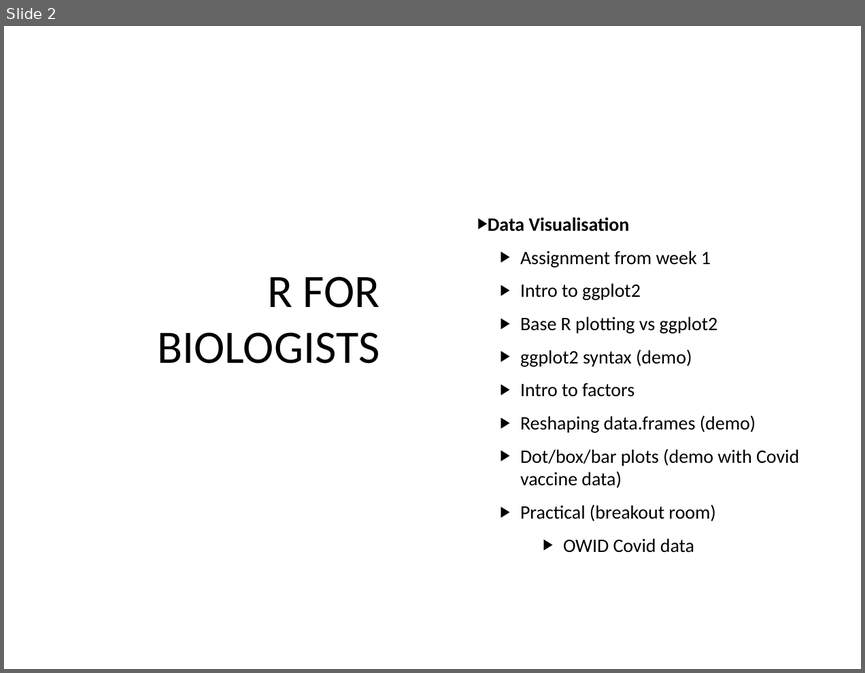
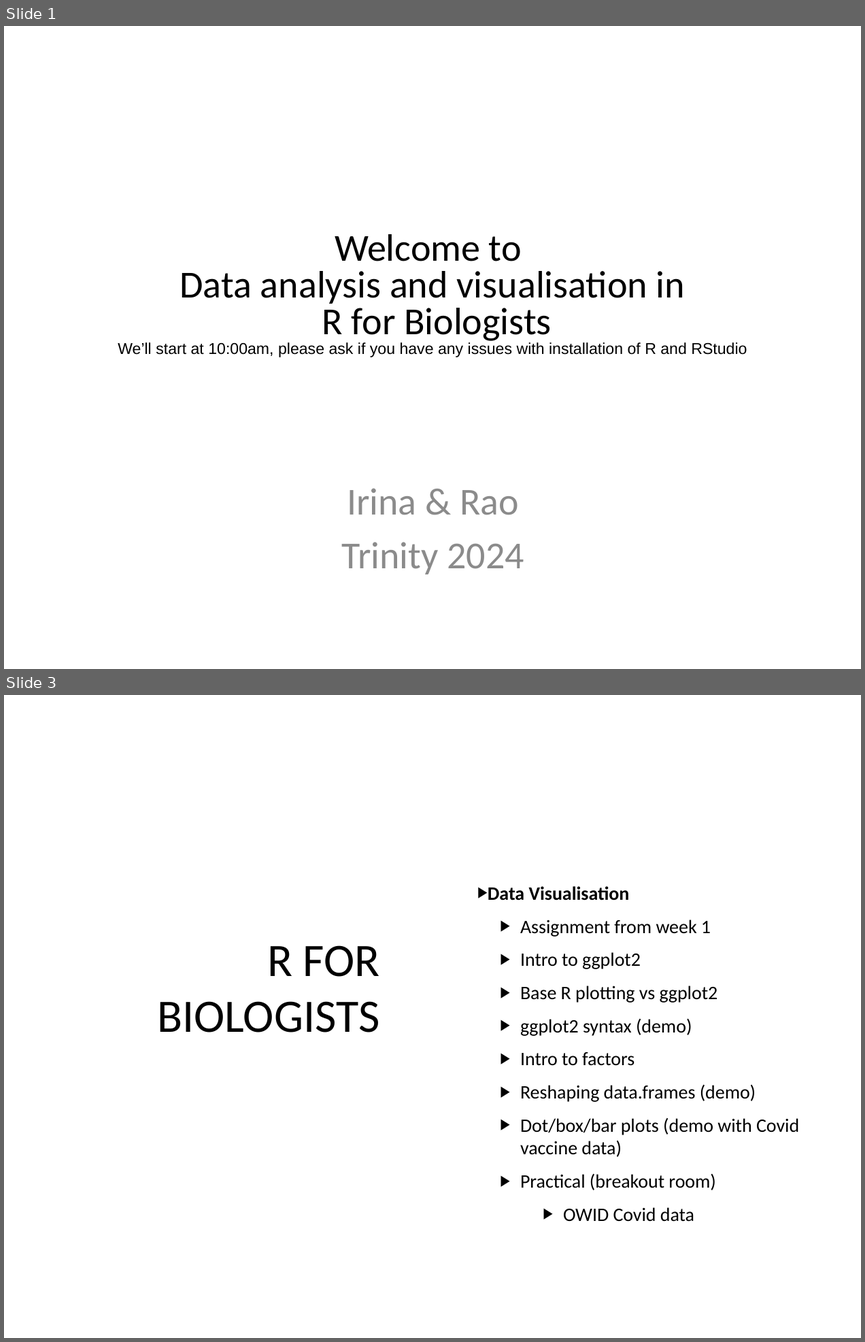
Before and after one commit to sraorao/data_analysis_visualisation_R_TT2024, a slide deck: powerpoint files/Session2.pptx. Shown one above the other, each under a label of ours: slide 2 before the commit, slides 1 and 3 after it; the slides between them are not shown. The pictures are 865x673 and 865x1342 pixels, drawn with LibreOffice and Linux fonts; fonts in the diff are those of the drawing. Boxes give left, top, right and bottom in pixels: in the first picture for what was removed or moved away, otherwise in the second. Text is boxed around its words. In the diff, an @@ line names an element or a change of style, - is before the commit and + after.

```diff
--- a/powerpoint files/Session2.pptx
+++ b/powerpoint files/Session2.pptx
@@ slide 1 added at (4,26,861,669), background #FFFFFF @@
@@ text added at (118,234,747,357), 13.1 pt, text #000000 @@
+Welcome to
+Data analysis and visualisation in
+R for Biologists
+We’ll start at 10:00am, please ask if you have any issues with installation of R and RStudio
@@ text added at (341,488,524,574), 32 pt, text #8B8B8B @@
+Irina & Rao
+Trinity 2024
@@ what was slide 2 is now slide 3 @@
```
Also in this commit, not shown: 1 slide changed, 8 other files.
